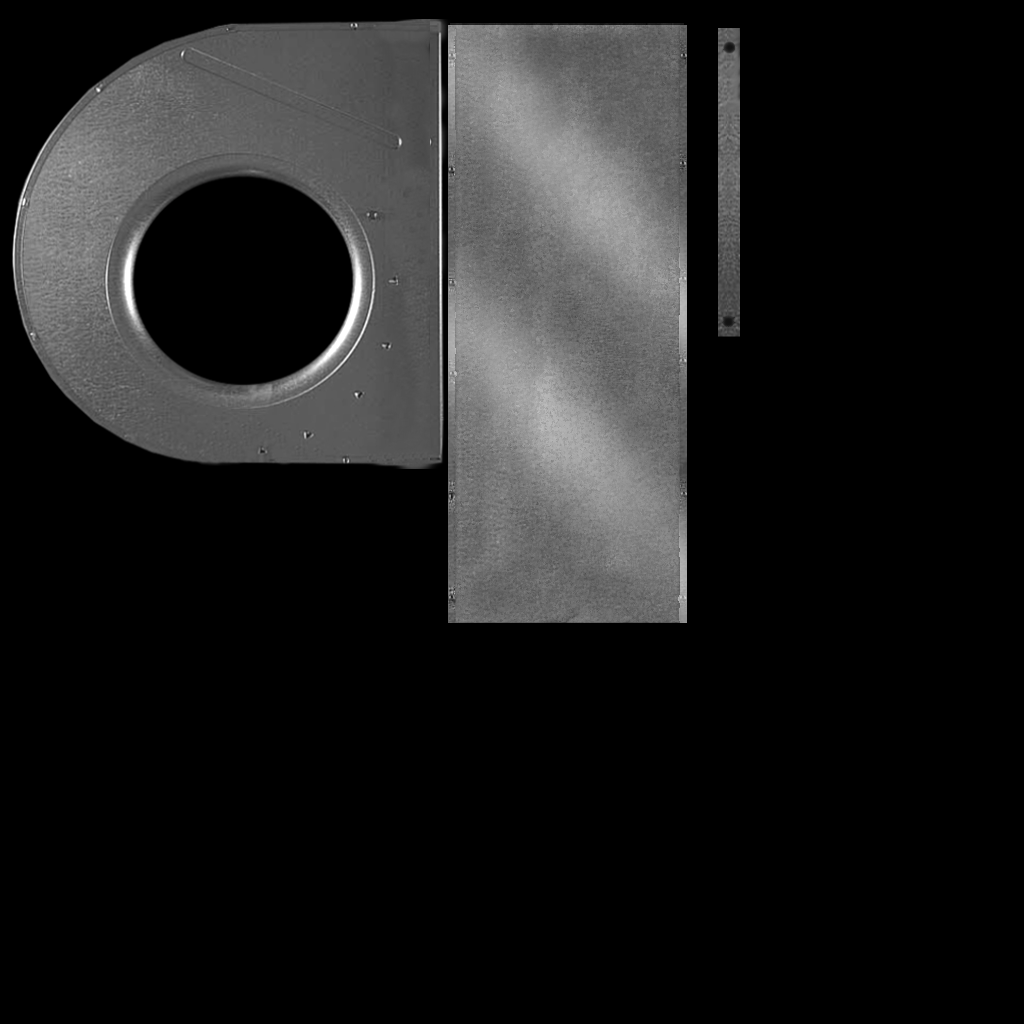
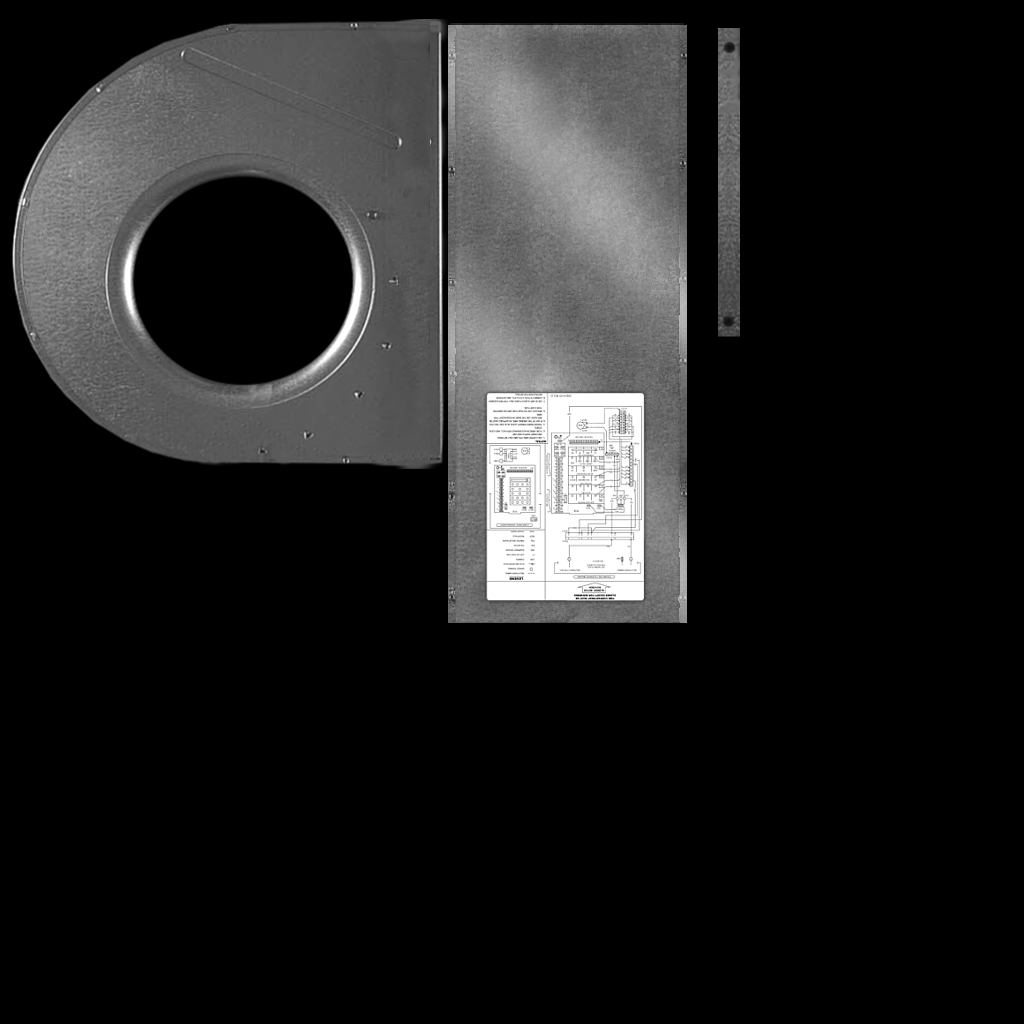
Layers edited between the first and the second 1024x1024 image:
added layer "Pasted Layer #3" above "Drop Shadow" over (485, 391, 645, 602)
added layer "Drop Shadow" (85%) above "Pasted Layer #5" over (483, 389, 648, 604)
